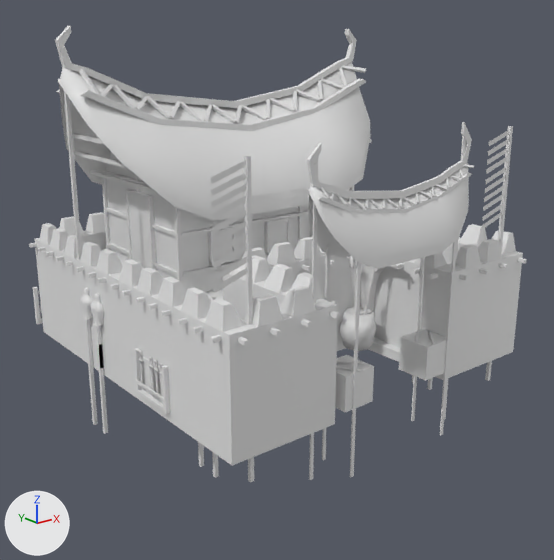
The COLLADA model art/meshes/structural/vietnam/barracks.dae: old version first, new version second.
Camera for both pictures: a 50 mm lens placed at (-25.0, -31.5, 15.8), pointed at (-0.3, -0.6, 3.4). The axes (+X, +Y, +Z) are drawn at lower left. The lights are the same throughout. The older version comes first. Where no turn or scale is listed for an object, it has been applied to the vertices. Vertices at exactly the same position are counted once.

The scene before the commit, as lines of its bpy script (objects in view):
```python
me_esfera_098 = bpy.data.meshes.new('Esfera.098')
me_esfera_098.from_pydata(...)  # 5360 vertices, 8740 faces; spans x -9.9..9.8, y -9.7..10.1, z -3.7..16.4
me_esfera_098.materials.append(mat_texturas_viet__provas)  # its picture is missing
ob_barracks = bpy.data.objects.new('barracks', me_esfera_098)
ob_barracks.location = (0.0, 0.0, 0.0)
```
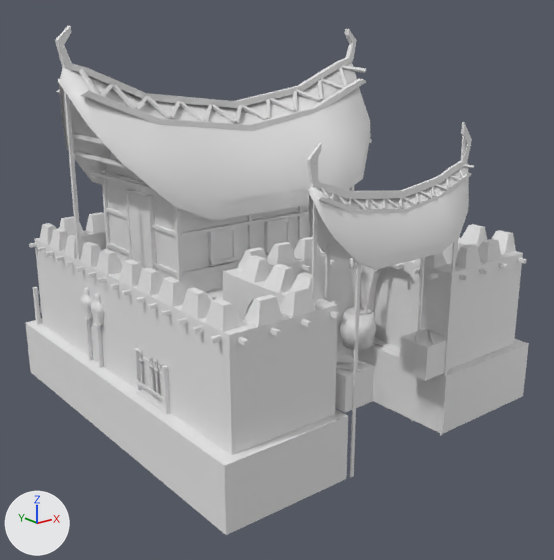
Where the newer file only moved an object's origin or applied its transform, the numbers keep the older frame.

Edits to the bpy script that builds the scene:
```text
Change me_esfera_098:
    used by ob_barracks; location = (0.0, 0.0, 0.0)
    remove me_esfera_098.from_pydata(...)  # 5360 vertices, 8740 faces; spans x -9.9..9.8, y -9.7..10.1, z -3.7..16.4
    add me_esfera_098.from_pydata(...)  # 5409 vertices, 8888 faces; spans x -10.2..10.0, y -9.7..10.5, z -3.7..16.4
    me_esfera_098 part 1: a new loose piece of 35 vertices spanning x -10.2..10.0, y -9.7..10.5, z -3.1..0.0, in mat_texturas_viet__provas (its picture is missing)
    me_esfera_098 part 2: 22 loose pieces with 96 vertices, spanning x -9.8..8.0, y -8.8..-8.7, z -1.9..11.7, are deleted
    me_esfera_098 part 3
    24 faces are deleted
    24 new faces join them
    other edits to the shape of me_esfera_098 do not show in these pictures
```

Changed parts and their boxes (x1, y1, x2, y2) in the pictures (554 x 560 px; the box of a moved part takes in the faces that stretch with it):
'barracks', reshaped (12% taller)
    before: (29, 26, 526, 482)
    after: (26, 26, 529, 535)
part 1 of me_esfera_098, added
    after: (26, 320, 529, 535)
part 2 of me_esfera_098, deleted
    before: (210, 126, 513, 482)
part 3 of me_esfera_098, moved or reshaped
    before: (85, 319, 108, 434)
    after: (85, 319, 93, 360)
